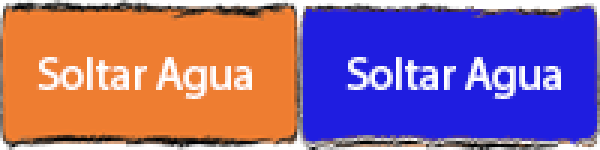
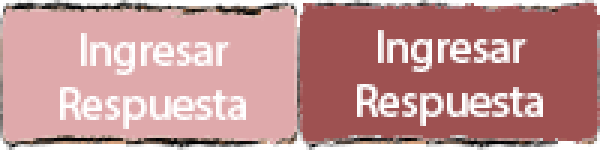
Before/after of a 600 × 150 layered artwork. What changed in the layer stack:
removed layer "Soltar Agua copy" over [345,57,561,99]
renamed "Soltar Agua" to "Ingresar Respuesta", hid it, painted on it over [36,30,252,126]
added layer "Ingresar Respuesta" (2nd of 3) above "Ingresar Respuesta" over [357,30,543,126]
added layer "Ingresar Respuesta" (3rd of 3) above "Layer 1 copy" over [60,33,246,129]
painted on "Layer 1 copy" over [300,0,600,150]
painted on "Layer 1" over [0,6,300,144]
